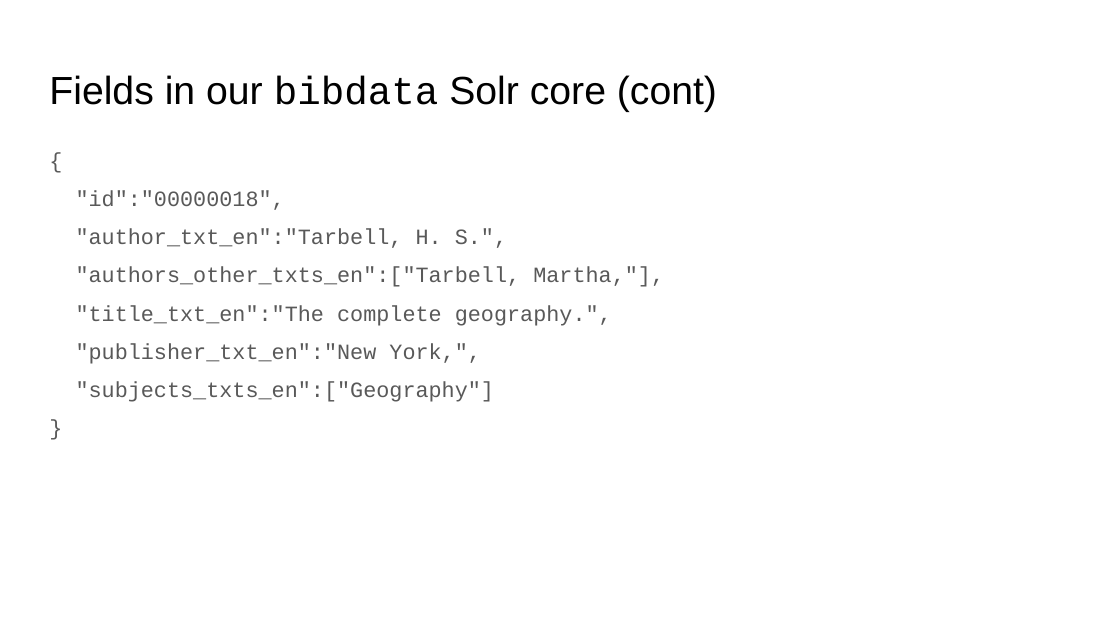
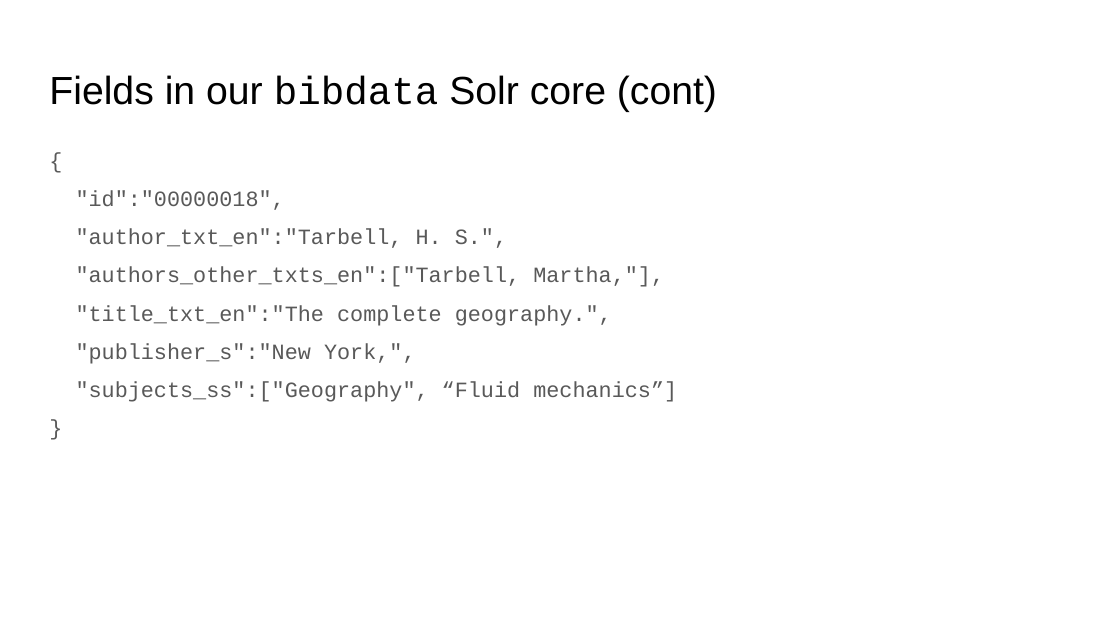
Before and after one commit to hectorcorrea/solr-for-newbies, a slide deck: slide 20 of slides.pptx. Drawn at 1120x630 pixels with LibreOffice and Linux fonts; fonts in the diff are those of the drawing. Boxes give left, top, right and bottom in pixels: in the first picture for what was removed or moved away, otherwise in the second. Text is boxed around its words. In the diff, an @@ line names an element or a change of style, - is before the commit and + after.

```diff
--- a/slides.pptx
+++ b/slides.pptx
@@ text at <box>76,343,677,402</box>: text changed @@
-"publisher_txt_en":"New York,",
-"subjects_txts_en":["Geography"]
+"publisher_s":"New York,",
+"subjects_ss":["Geography", “Fluid mechanics”]
```
Also in this commit, not shown: 4 other slides changed, 2 other files.
